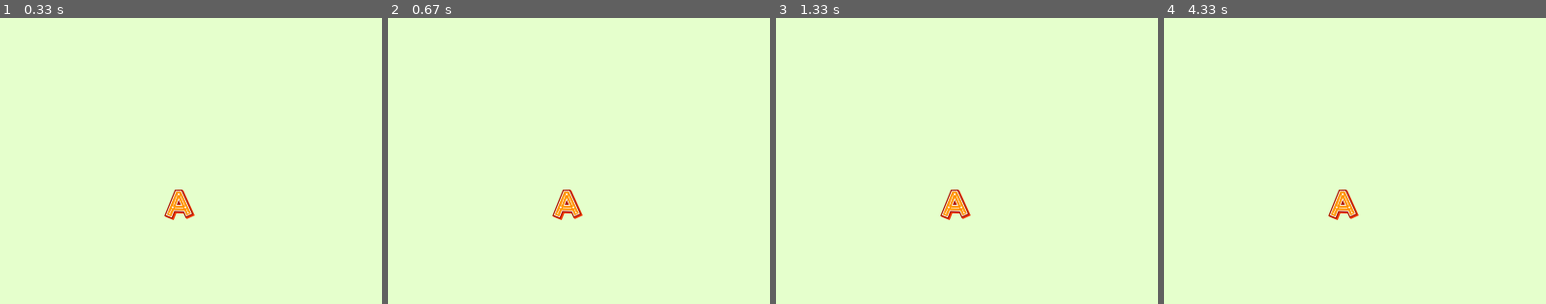
Above: before the commit, frames 1-4 (left to right).
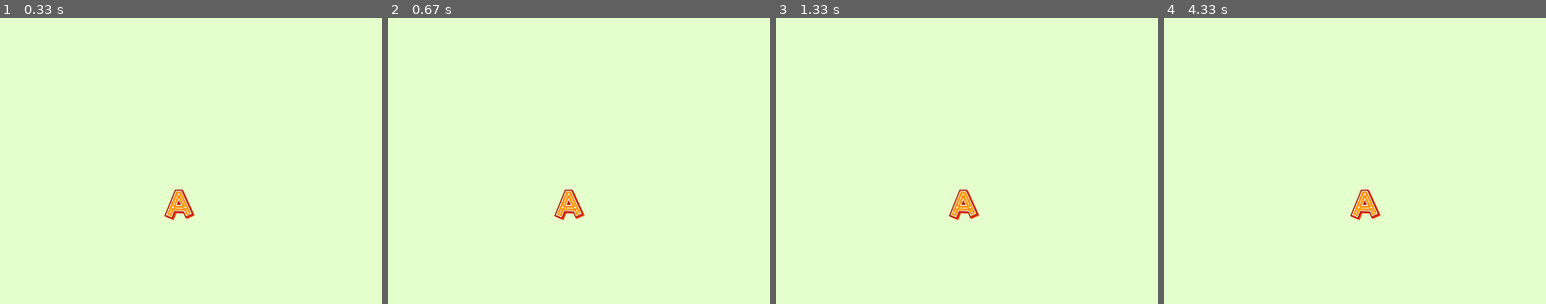
Above: after the commit, the same moments.

Repository: Arsham1024/CS4200-AI
Game: pygame game, started from Practice/Pygame/main.py
The game is run twice, just before and just after one commit, with the same random seed, the same clock (stepped at 60 frames per second) and the same inputs.
Inputs:
- Up to frame 1 (0.33 s): no input
- Up to frame 2 (0.67 s): hold Right from 0.33 s (still down)
- Up to frame 3 (1.33 s): release Right at 0.8 s; hold Right 0.83-1.3 s
- Up to frame 4 (4.33 s): hold Left 1.33-1.87 s; hold Left 1.9-2.3 s; hold Right 2.33-2.97 s; hold Left 3-3.47 s; hold Right 3.5-3.97 s; hold Right from 4 s (still down)
The pictures show only the part of the screen within x 25-75%, y 50-100%; the shares and areas given below are measured in that part.

Frame 1 is identical in both runs. In frame 2, 0.5% of the frame differs, in the area x 43-52%, y 60-71%; in frame 3, 0.7%; in frame 4, 1.0%, in the area x 43-57%, y 60-71%.

Commit message:
basic movement implemented needs work

Diff:
--- a/Practice/Pygame/main.py
+++ b/Practice/Pygame/main.py
@@ -14,13 +14,14 @@
 # Player vars
 player_img = pygame.image.load('letter-a.png')
 # X and Y axis to position : Y in upside down
-player_x = 370
-player_y = 480
+playerX = 370
+playerY = 480
+playerX_change = 0
 
 # PLAYER
-def player():
+def player(x,y):
     # draw the player icon. blit = draw
-    screen.blit(player_img, (player_x,player_y))
+    screen.blit(player_img, (x,y))
 
 
 running = True
@@ -28,14 +29,28 @@
 while running:
     # in RGB values
     screen.fill((229,255,204))
-    # draw the player
-    player()
 
     for event in pygame.event.get():
         # if user quits it
         if event.type == pygame.QUIT:
             running = False
 
+    # if key stroke is pressed check whether its right or left
+        if event.type == pygame.KEYDOWN:
+            print("Keystroke registered")
+            if event.key == pygame.K_LEFT:
+                playerX_change -= 0.1
+            if event.key == pygame.K_RIGHT:
+                playerX_change += 0.1
 
+        if event.type == pygame.KEYUP:
+            if event.key == pygame.K_LEFT:
+                pass
+            if event.key == pygame.K_RIGHT:
+                pass
+
+    # draw the player
+    playerX += playerX_change
+    player(playerX,playerY)
     # necessary line to update, add everytime
     pygame.display.update()
